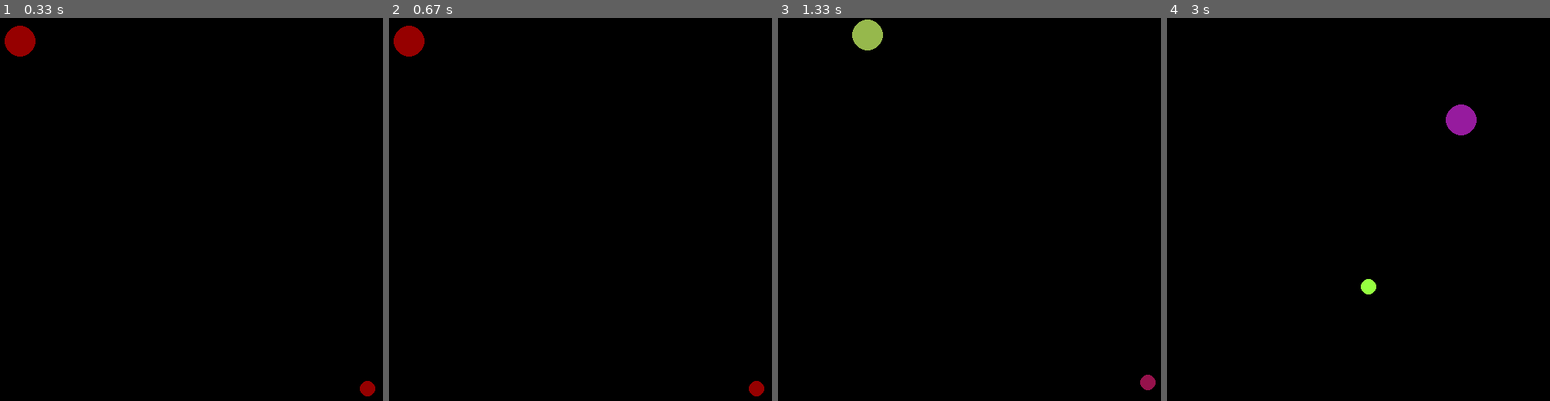
Above: before the commit, frames 1-4 (left to right).
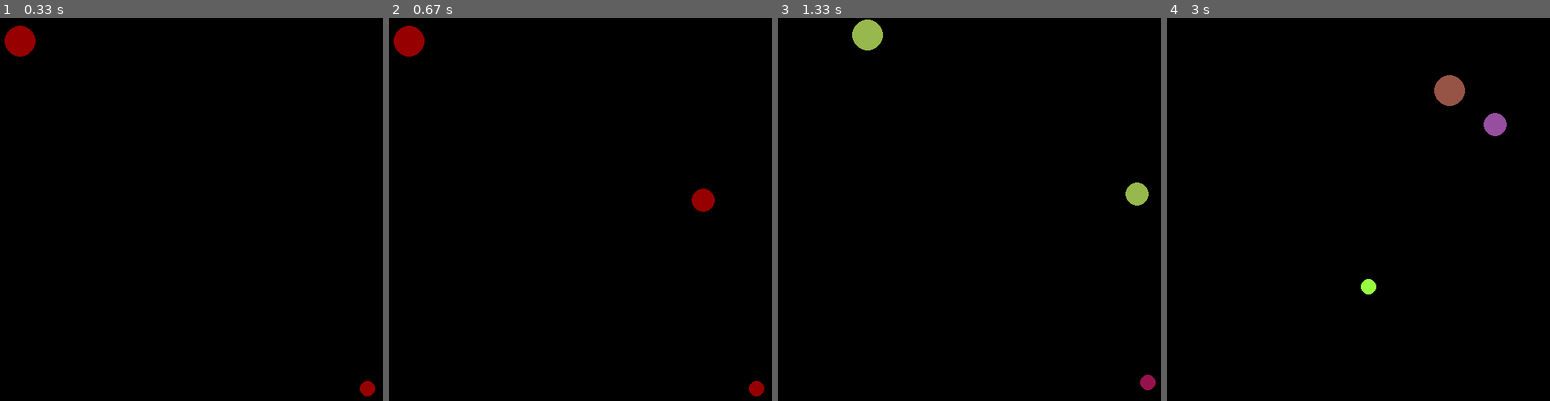
Above: after the commit, the same moments.

Repository: curlymario/mpit_cs_py_hw
Game: pygame game, started from lect_19/lab/5.second.py
Two runs of this game, one before a commit and one after it. Both use one fixed random seed, a clock stepped at 60 frames per second and the inputs below.
Inputs (mouse positions are in pixels of both pictures, inside the frame that each line leads up to):
- Up to frame 1 (0.33 s): no input
- Up to frame 2 (0.67 s): press the mouse at (565, 228) at 0.37 s; move the mouse to (634, 213) at 0.47 s; release the mouse at (703, 201) at 0.6 s
- Up to frame 3 (1.33 s): hold Right 0.67-1.13 s; move the mouse to (969, 236) at 0.7 s; hold Up from 1.17 s (still down)
- Up to frame 4 (3 s): release Up at 1.47 s; hold Right 1.5-1.97 s; hold Left 2-2.53 s; hold Down 2.57-2.87 s; hold Left from 2.9 s (still down)

Frame 1 is identical in both runs. In frame 2, 0.3% of the frame differs, in the area x 79-86%, y 44-51%; in frame 3, 0.3%; in frame 4, 1.3%, in the area x 69-89%, y 14-31%.

Commit message:
lab 19 task 6

Diff:
--- a/lect_19/lab/5.second.py
+++ b/lect_19/lab/5.second.py
@@ -152,7 +152,6 @@
         self.velocity = Vector()
         self.radius = radius
         self.balls = balls_list
-        self.balls.append(self)
 
     def _update_friction(self, friction):
         """
@@ -194,7 +193,7 @@
 
     def _bounce_others(self):
         for ball in self.balls:
-            if ball is not self:
+            if ball != self:
                 path = self.position - ball.position
                 distance = path.length() - (self.radius + ball.radius)
                 if distance <= 0:
@@ -258,8 +257,8 @@
     frict = 0.99
     balls = []
 
-    b1 = Ball(30, 30, 20, balls)
-    b2 = Ball(480, 480, 10, balls)
+    balls.append(Ball(30, 30, 20, balls))
+    balls.append(Ball(480, 480, 10, balls))
 
     while True:
         dt = clock.tick(50) / 1000.0
@@ -267,6 +266,9 @@
         for event in pygame.event.get():
             if event.type == pygame.QUIT or (event.type == pygame.KEYDOWN and event.key == pygame.K_ESCAPE):
                 sys.exit()
+            if event.type == pygame.MOUSEBUTTONUP:
+                x, y = pygame.mouse.get_pos()
+                balls.append(Ball(x, y, 15, balls))
 
         screen.fill((0, 0, 0))
 
